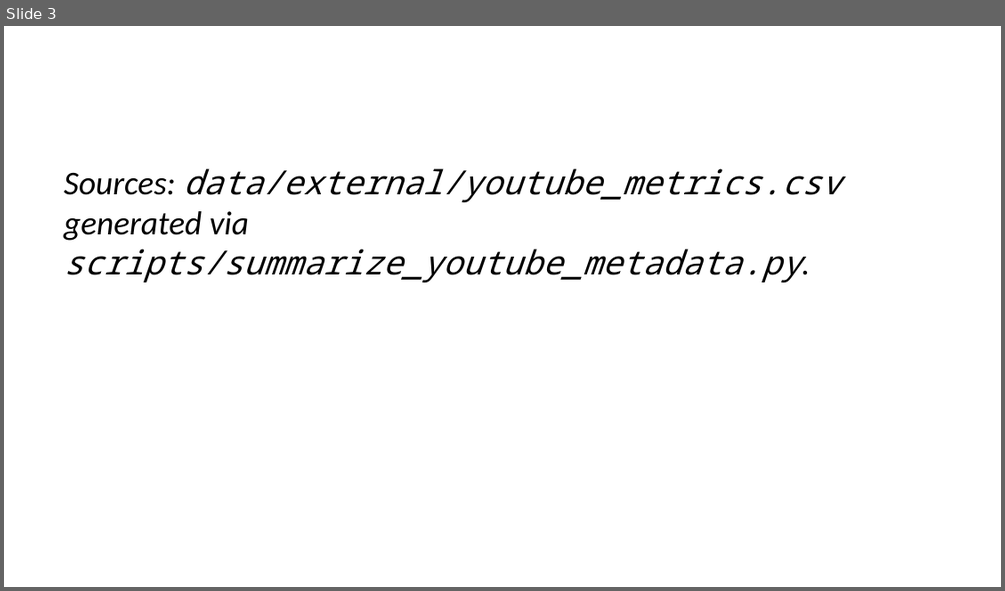
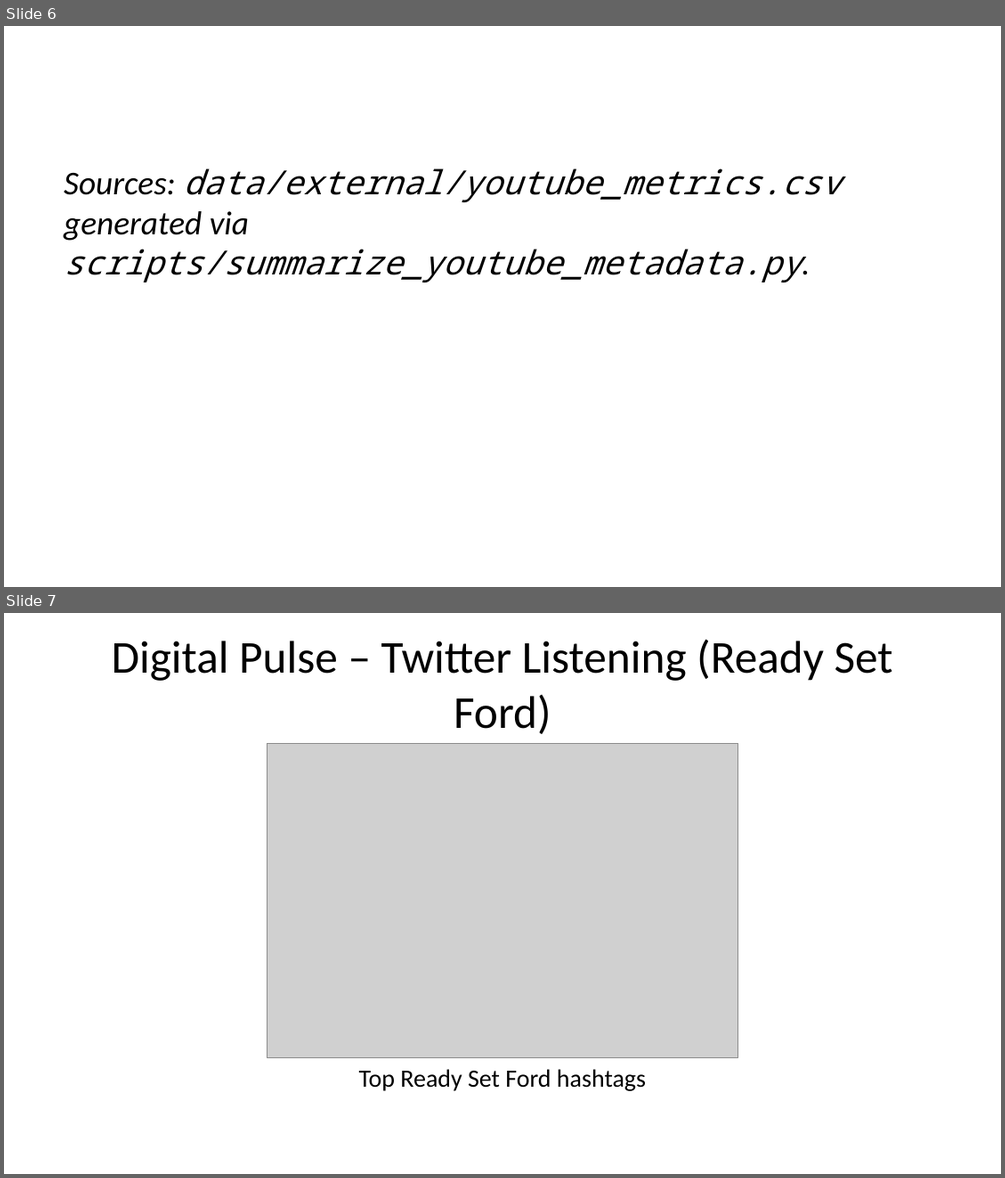
Before and after one commit to kh0pper/DSCI-5330-Assignment-03, a slide deck: deck/Ready_Set_Ford_deck.pptx. Shown one above the other, each under a label of ours: slide 3 before the commit, slides 6 and 7 after it. The pictures are 1005x591 and 1005x1178 pixels, drawn with LibreOffice and Linux fonts; fonts in the diff are those of the drawing; grey boxes stand for pictures. Boxes give left, top, right and bottom in pixels: in the first picture for what was removed or moved away, otherwise in the second. Text is boxed around its words. In the diff, an @@ line names an element or a change of style, - is before the commit and + after.

```diff
--- a/deck/Ready_Set_Ford_deck.pptx
+++ b/deck/Ready_Set_Ford_deck.pptx
@@ slide 7 added at [4, 613, 1001, 1174], background #FFFFFF @@
@@ title added at [112, 639, 893, 734], 33 pt, text #000000 @@
+Digital Pulse – Twitter Listening (Ready Set Ford)
@@ picture added at [267, 744, 737, 1058] @@
@@ text added at [359, 1069, 646, 1091], 18 pt, text #000000 @@
+Top Ready Set Ford hashtags
@@ what was slide 3 is now slide 6 @@
```
Also in this commit, not shown: 5 slides changed, 1 other slide added, 2 other files.
